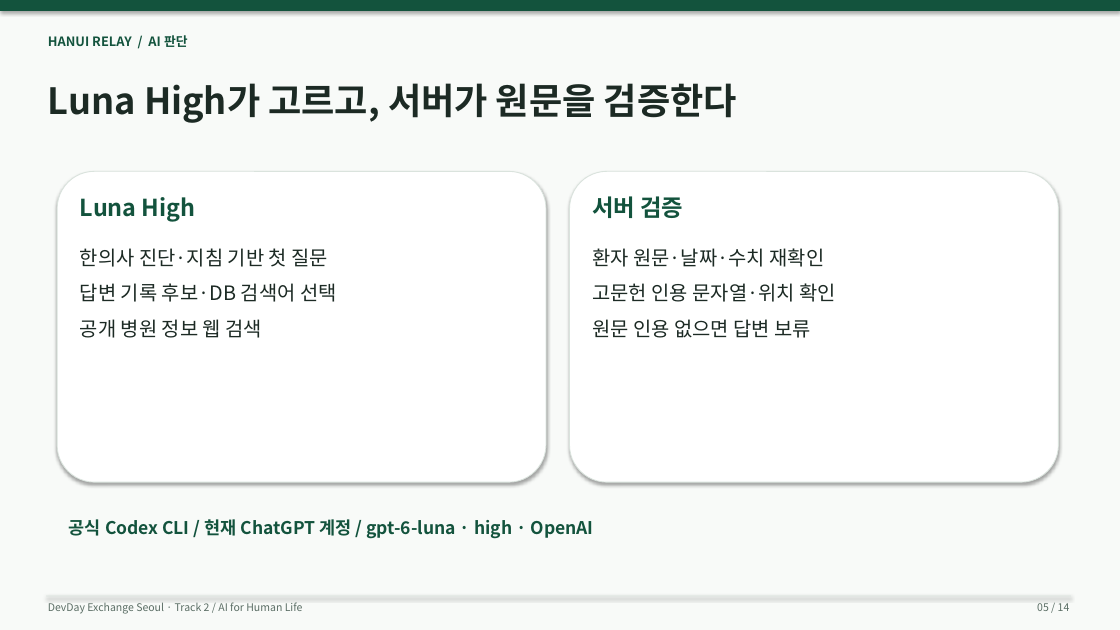
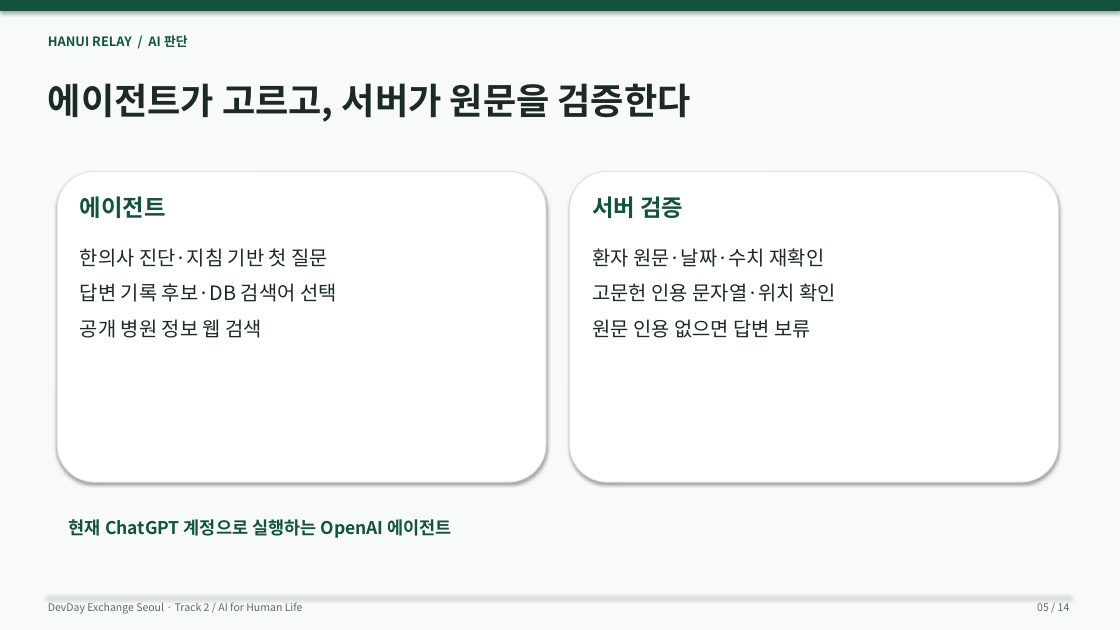
Before and after one commit to wlsalswo14/devday-hanui-relay, a slide deck: slide 5 of presentations/Hanui-Relay-10min.pptx. Drawn at 1120x630 pixels with LibreOffice and Linux fonts; fonts in the diff are those of the drawing. Boxes give left, top, right and bottom in pixels: in the first picture for what was removed or moved away, otherwise in the second. Text is boxed around its words. In the diff, an @@ line names an element or a change of style, - is before the commit and + after.

Commit message:
Unify agent wording and yes-no coaching across both presentation decks

```diff
--- a/presentations/Hanui-Relay-10min.pptx
+++ b/presentations/Hanui-Relay-10min.pptx
@@ text at <box>48,83,691,122</box>: text changed @@
-Luna High가 고르고, 서버가 원문을 검증한다
+에이전트가 고르고, 서버가 원문을 검증한다
@@ text at <box>80,196,166,218</box>: text changed @@
-Luna High
+에이전트
@@ text at <box>69,519,452,538</box>: text changed @@
-공식 Codex CLI / 현재 ChatGPT 계정 / gpt-6-luna · high · OpenAI
+현재 ChatGPT 계정으로 실행하는 OpenAI 에이전트
```
Also in this commit, not shown: 3 other slides changed, 7 other files.
